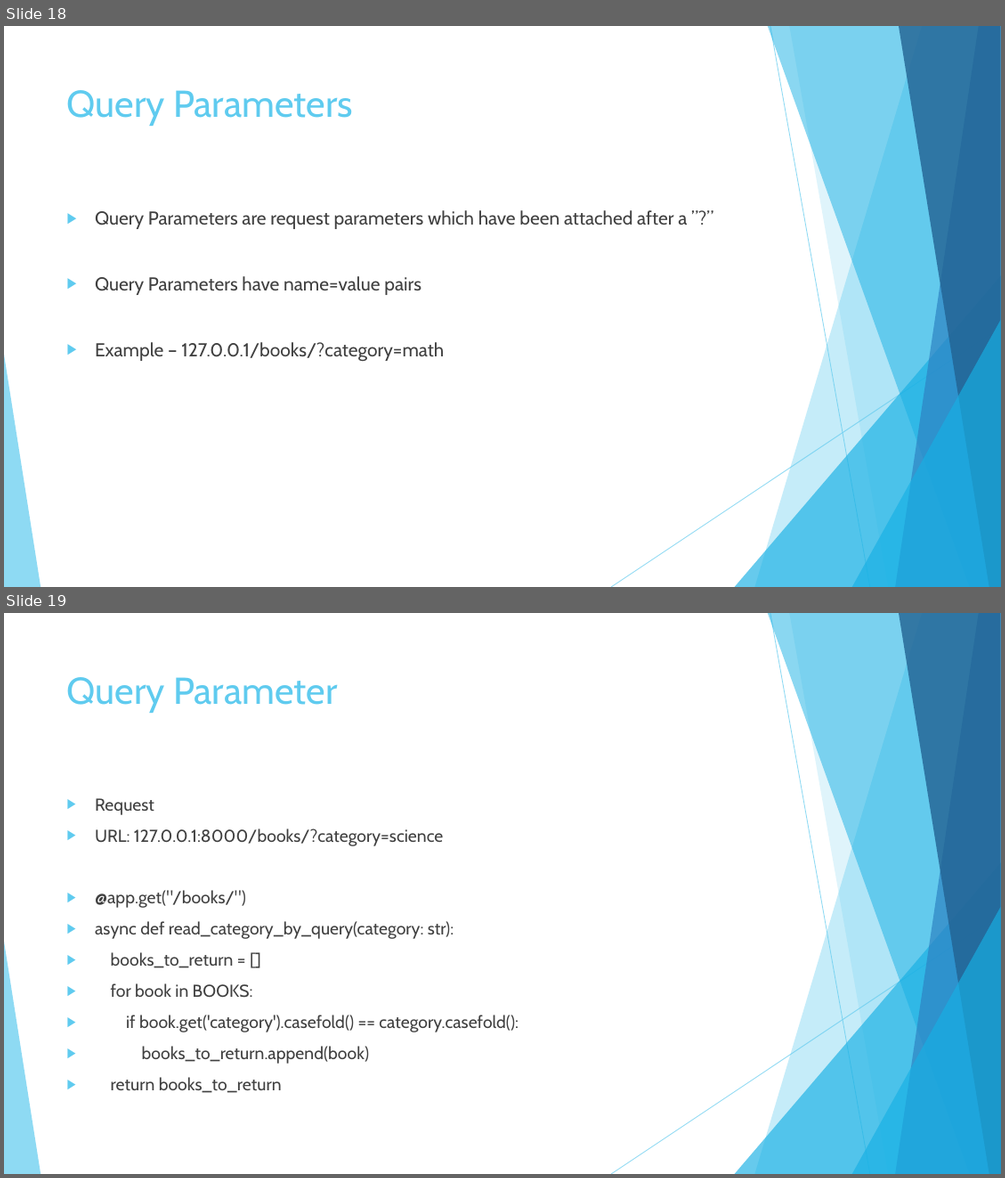
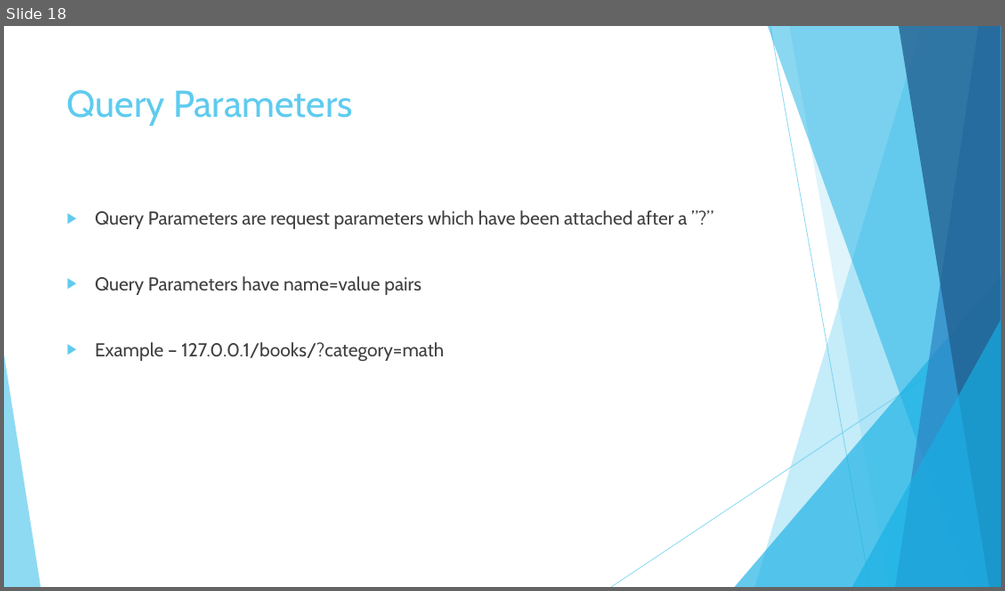
Before and after one commit to imcuteani/FastAPI-PythonAI-Development, a slide deck: Slides/Day-2/FASTAPI Development using Python on Cloud-Day2.pptx. Shown one above the other, each under a label of ours: slides 18 and 19 before the commit, slide 18 after it. The pictures are 1005x1178 and 1005x591 pixels, drawn with LibreOffice and Linux fonts; fonts in the diff are those of the drawing. Boxes give left, top, right and bottom in pixels: in the first picture for what was removed or moved away, otherwise in the second. Text is boxed around its words. In the diff, an @@ line names an element or a change of style, - is before the commit and + after.

```diff
--- a/Slides/Day-2/FASTAPI Development using Python on Cloud-Day2.pptx
+++ b/Slides/Day-2/FASTAPI Development using Python on Cloud-Day2.pptx
@@ slide 19 removed at bbox=[4, 613, 1001, 1174], background #FFFFFF; not listed: 10 template elements that a slide beside it also shows @@
@@ title removed at bbox=[67, 677, 337, 713] @@
-Query Parameter
@@ text removed at bbox=[95, 798, 518, 1093] @@
-▶ Request
-▶ URL: 127.0.0.1:8000/books/?category=science
-▶ @app.get("/books/")
-▶ async def read_category_by_query(category: str):
-▶ books_to_return = []
-▶ for book in BOOKS:
-▶ if book.get('category').casefold() == category.casefold():
-▶ books_to_return.append(book)
-▶ return books_to_return
```
Also in this commit, not shown: 1 slide changed, 5 slides added, 4 other slides removed, 3 other files.
